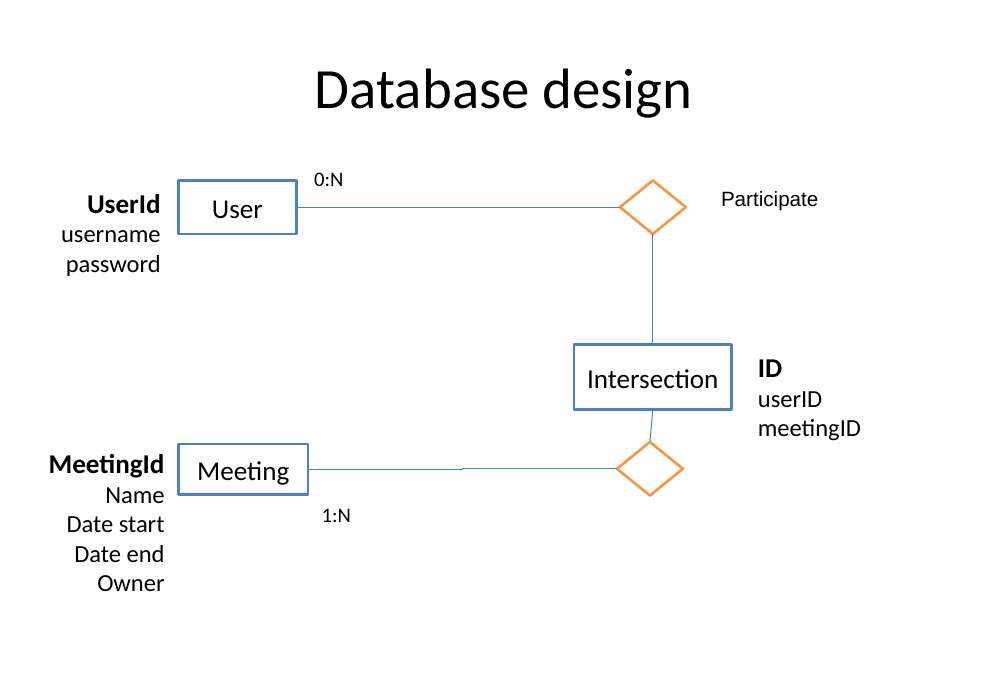
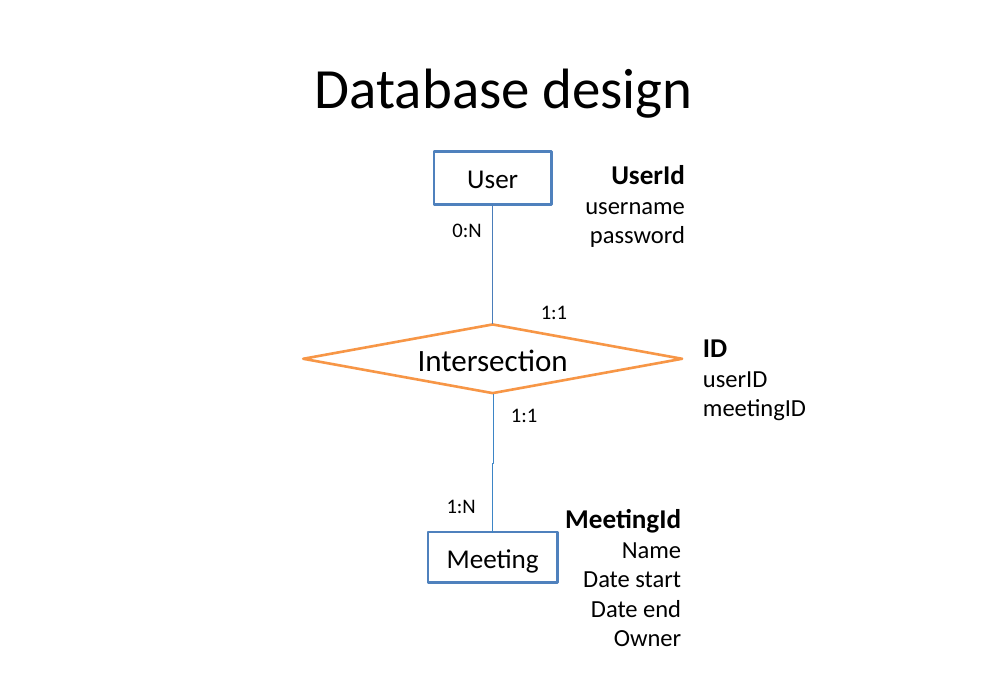
Before and after one commit to Buba98/OnlineMeetings, a slide deck: slide 4 of Meetings management.pptx. Drawn at 1008x698 pixels with LibreOffice and Linux fonts; fonts in the diff are those of the drawing. Boxes give left, top, right and bottom in pixels: in the first picture for what was removed or moved away, otherwise in the second. Text is boxed around its words. In the diff, an @@ line names an element or a change of style, - is before the commit and + after.

Commit message:
Update

```diff
--- a/Meetings management.pptx
+++ b/Meetings management.pptx
@@ rectangle "User": place and size @@
-rectangle "User" at [179,181,297,235]
+rectangle "User" at [434,152,552,206]
@@ text "UserId": place and size @@
-text "UserId" at [61,194,161,276]
+text "UserId" at [585,165,685,247]
@@ line moved from (296, 208) - (620, 208) to (493, 205) - (493, 325) @@
@@ diamond removed at [620,181,686,235] @@
@@ text removed at [721,191,818,211] @@
-Participate
@@ text "0:N": place and size @@
-text "0:N" at [314,172,343,186]
+text "0:N" at [452,223,481,237]
@@ line removed from (653, 234) to (653, 344) @@
@@ diamond "Intersection": place and size @@
-diamond "Intersection" at [574,344,732,410]
+diamond "Intersection" at [303,325,682,394]
@@ diamond "Intersection" at [303,325,682,394]: size 21 to 24 pt; rectangle to diamond; outline #4F81BD 2 pt to #F79646 2 pt @@
@@ text added at [541,305,567,319], 16 pt, text #000000 @@
+1:1
@@ text "ID": place and size @@
-text "ID" at [758,359,861,441]
+text "ID" at [703,339,806,421]
@@ elbow line moved from (308, 469) - (617, 469) to (492, 532) - (493, 394) @@
@@ text added at [511,408,537,422], 16 pt, text #000000 @@
+1:1
@@ line removed from (651, 442) to (653, 410) @@
@@ diamond removed at [617,442,683,496] @@
@@ text "1:N": place and size @@
-text "1:N" at [322,508,351,522]
+text "1:N" at [447,499,476,513]
@@ text "MeetingId": place and size @@
-text "MeetingId" at [49,454,165,591]
+text "MeetingId" at [565,509,681,646]
@@ rectangle "Meeting": place and size @@
-rectangle "Meeting" at [179,444,308,494]
+rectangle "Meeting" at [428,532,558,583]
```
